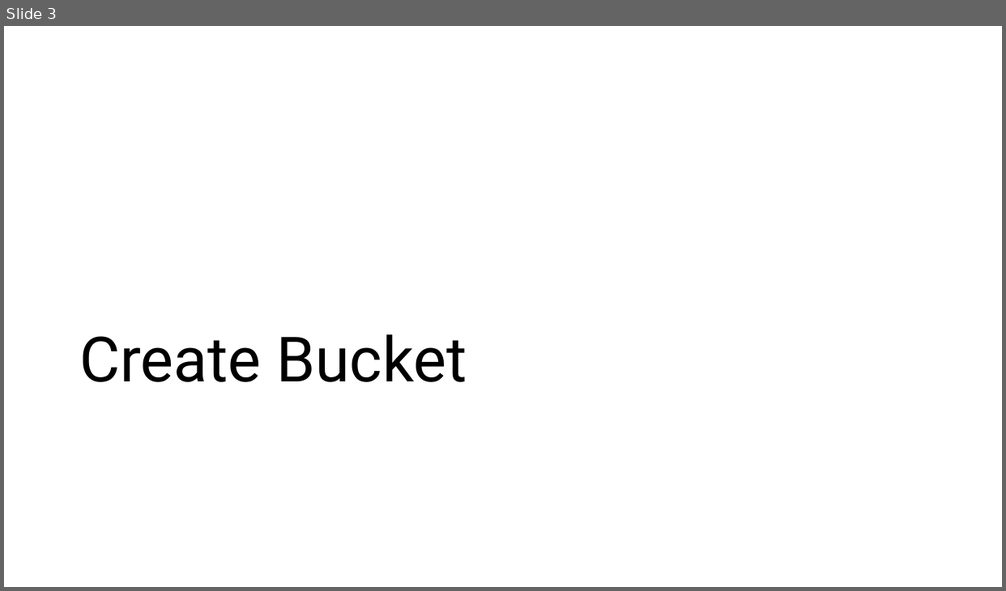
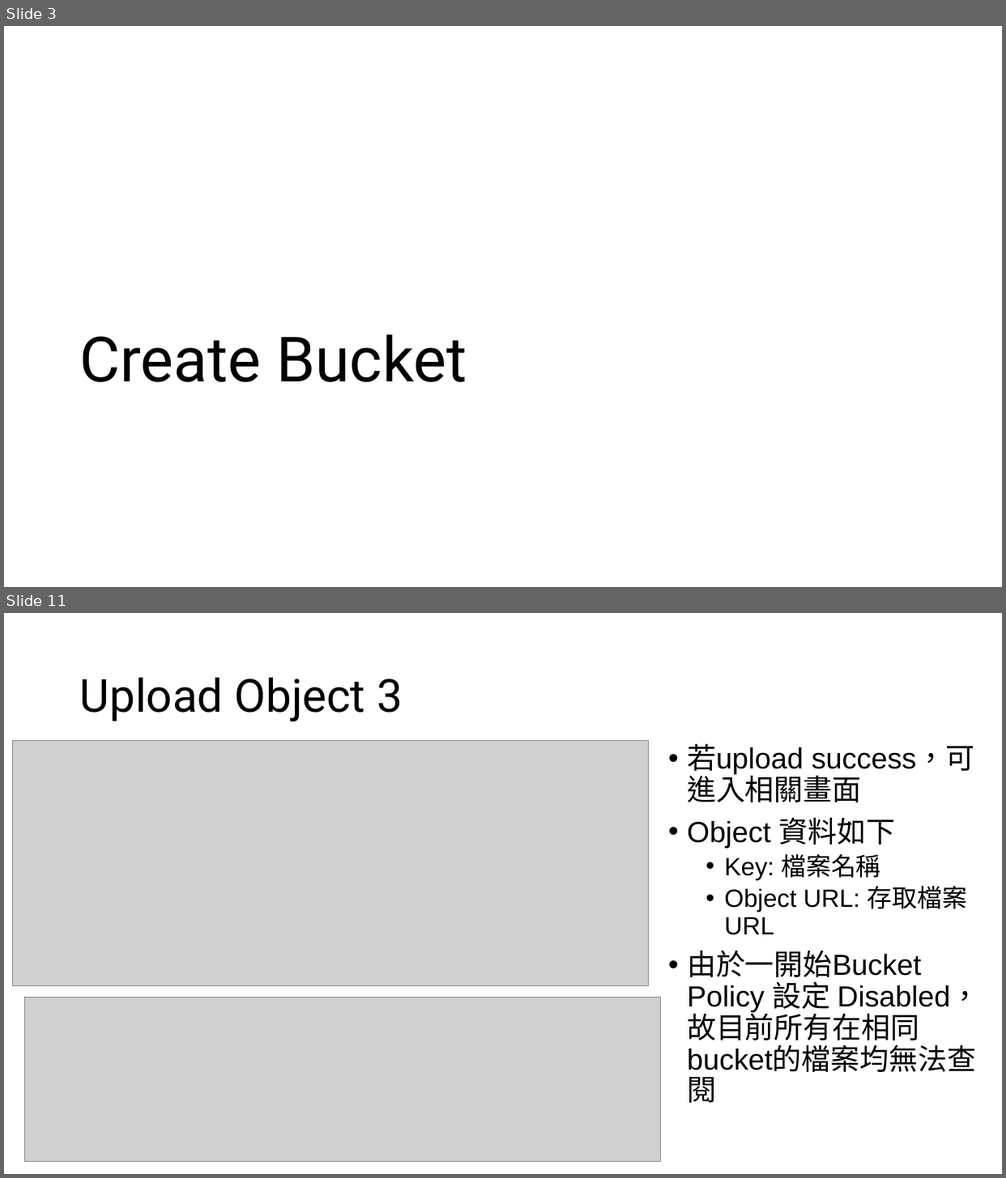
Before and after one commit to ariel055132/Notes, a slide deck: AWS/source/S3/S3BucketsObjects.pptx. Shown one above the other, each under a label of ours: slide 3 before the commit, slides 3 and 11 after it; the slides between them are not shown. The pictures are 1006x591 and 1006x1178 pixels, drawn with LibreOffice and Linux fonts; fonts in the diff are those of the drawing; grey boxes stand for pictures. Boxes give left, top, right and bottom in pixels: in the first picture for what was removed or moved away, otherwise in the second. Text is boxed around its words. In the diff, an @@ line names an element or a change of style, - is before the commit and + after.

Commit message:
finish working with s3 buckets and objects basics

```diff
--- a/AWS/source/S3/S3BucketsObjects.pptx
+++ b/AWS/source/S3/S3BucketsObjects.pptx
@@ slide 11 added at <box>4,613,1002,1174</box>, background #FFFFFF @@
@@ title added at <box>80,677,403,722</box>, 44 pt, text #000000 @@
+Upload Object 3
@@ picture added at <box>12,740,649,986</box> @@
@@ text added at <box>687,743,980,1046</box>, 28 pt, text #000000 @@
+• 若upload success，可進入相關畫面
+• Object 資料如下
+  • Key: 檔案名稱
+  • Object URL: 存取檔案URL
+• 由於一開始Bucket Policy 設定 Disabled，故目前所有在相同bucket的檔案均無法查閱
@@ picture added at <box>25,997,661,1161</box> @@
```
Also in this commit, not shown: 3 slides changed, 11 other slides added.
